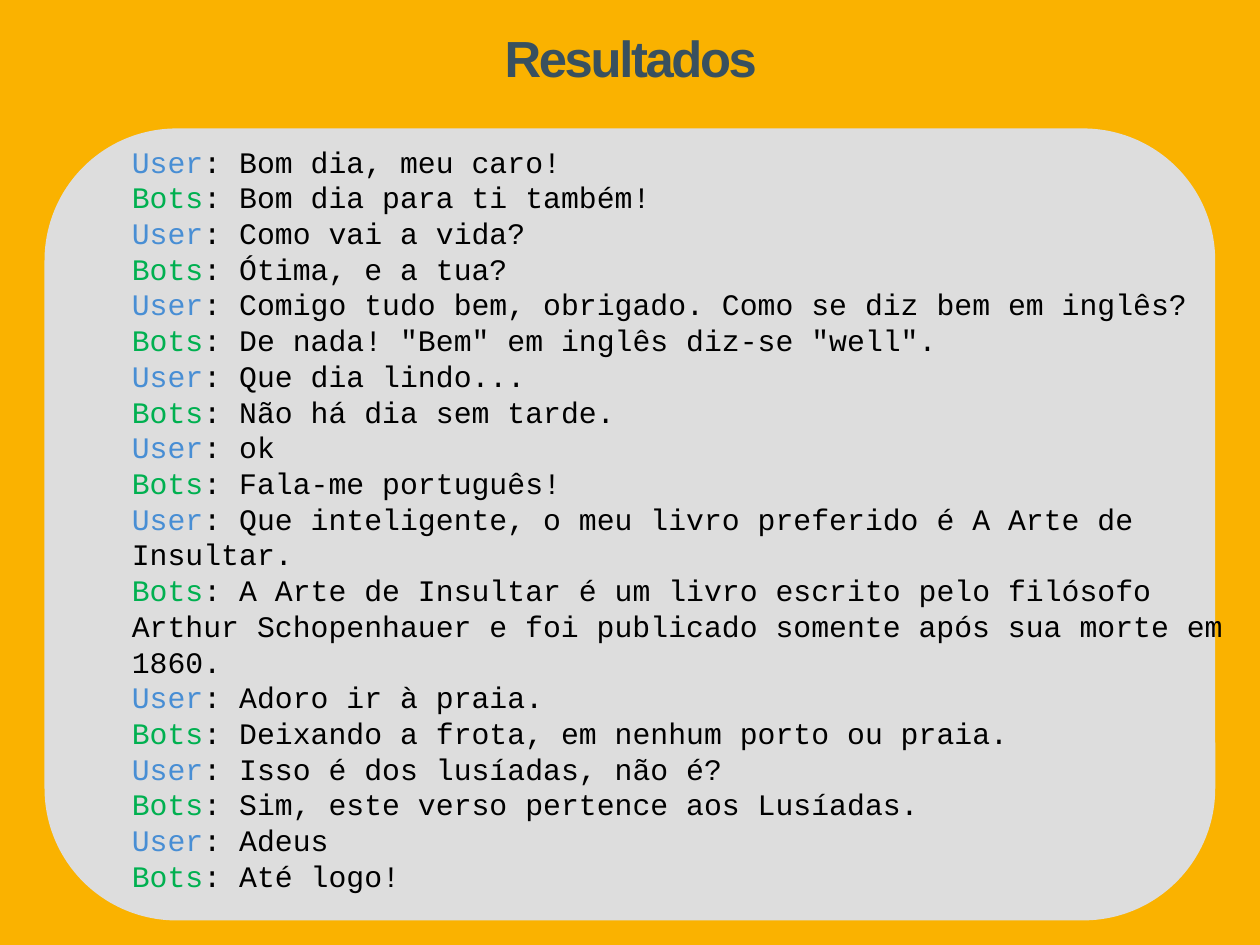
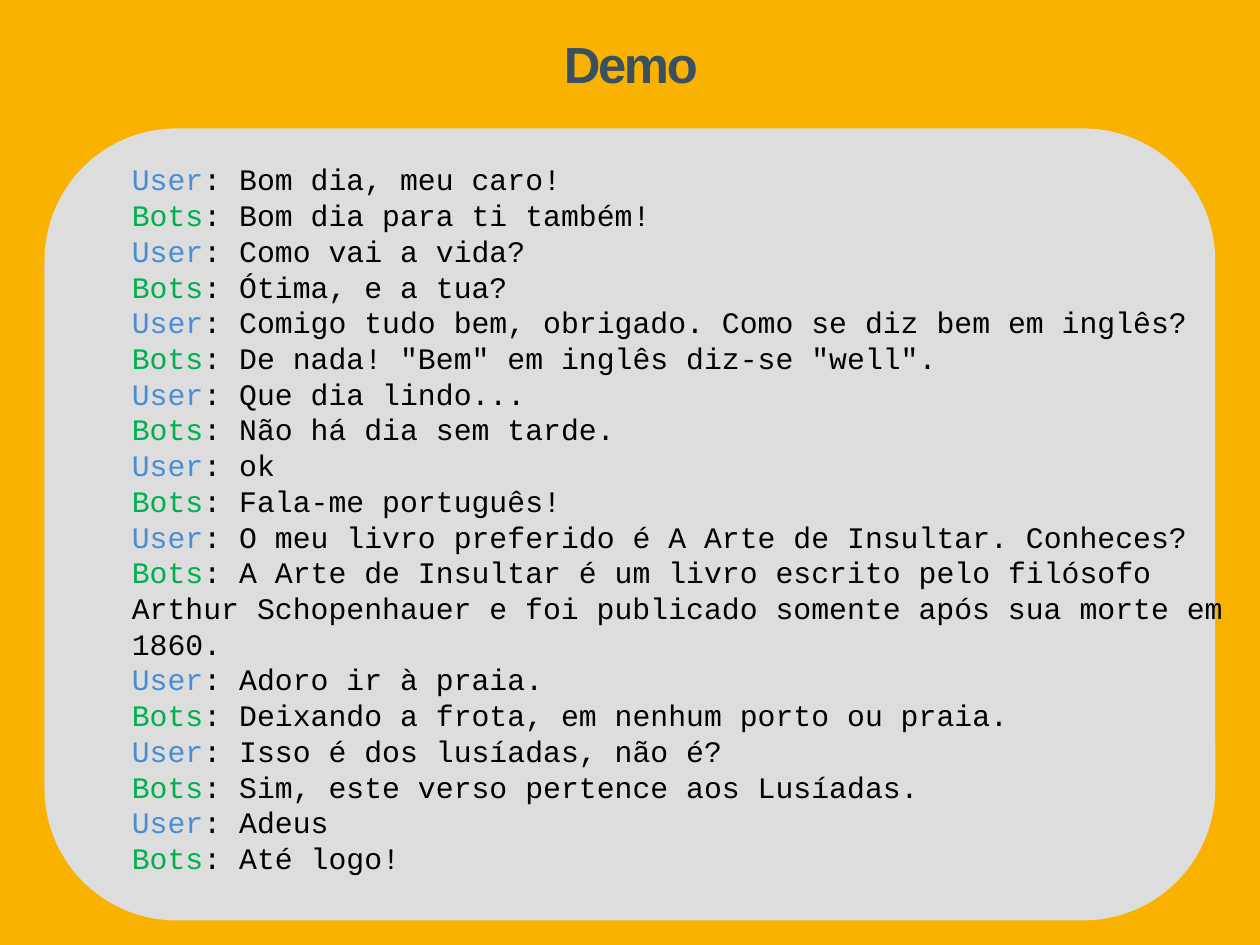
Before and after one commit to Tibblue/PLC, a slide deck: slide 7 of LEI/apresentações/apresLEI.pptx (slide 8 before the commit). Drawn at 1260x945 pixels with LibreOffice and Linux fonts; fonts in the diff are those of the drawing. Boxes give left, top, right and bottom in pixels: in the first picture for what was removed or moved away, otherwise in the second. Text is boxed around its words. In the diff, an @@ line names an element or a change of style, - is before the commit and + after.

```diff
--- a/LEI/apresentações/apresLEI.pptx
+++ b/LEI/apresentações/apresLEI.pptx
@@ title at [564, 48, 698, 84]: text changed @@
-Resultados
+Demo
@@ text in rounded rectangle at [132, 526, 1187, 554]: text changed @@
-User: Que inteligente, o meu livro preferido é A Arte de Insultar.
+User: O meu livro preferido é A Arte de Insultar. Conheces?
```
Also in this commit, not shown: 3 other slides changed, 1 slide removed.
